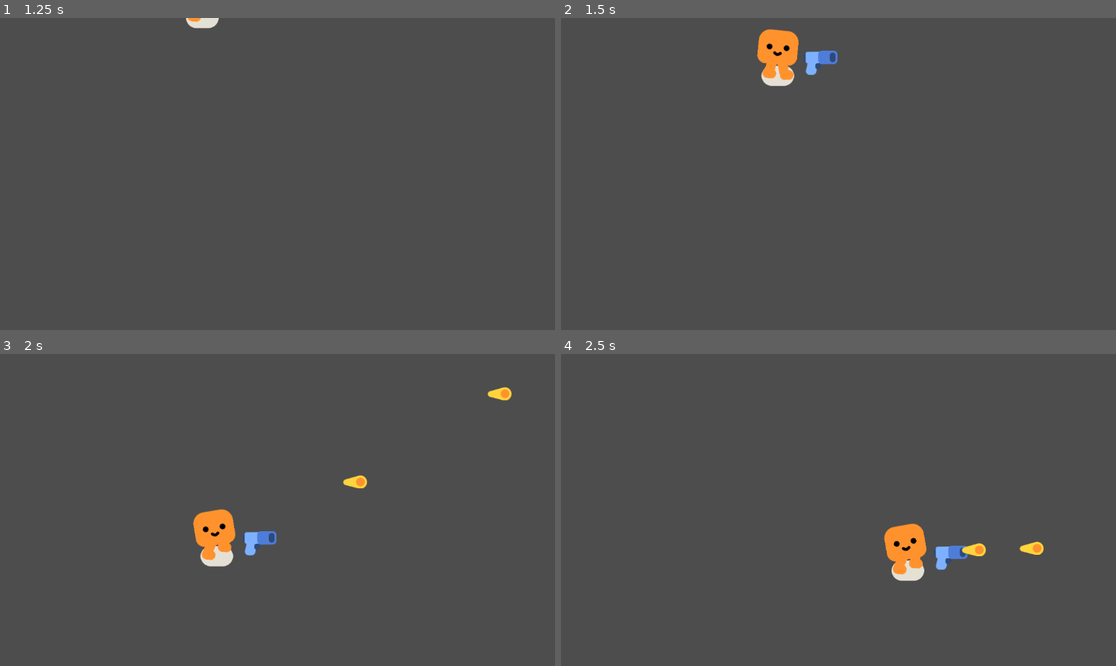
Above: before the commit, frames 1-4 (two rows, left to right).
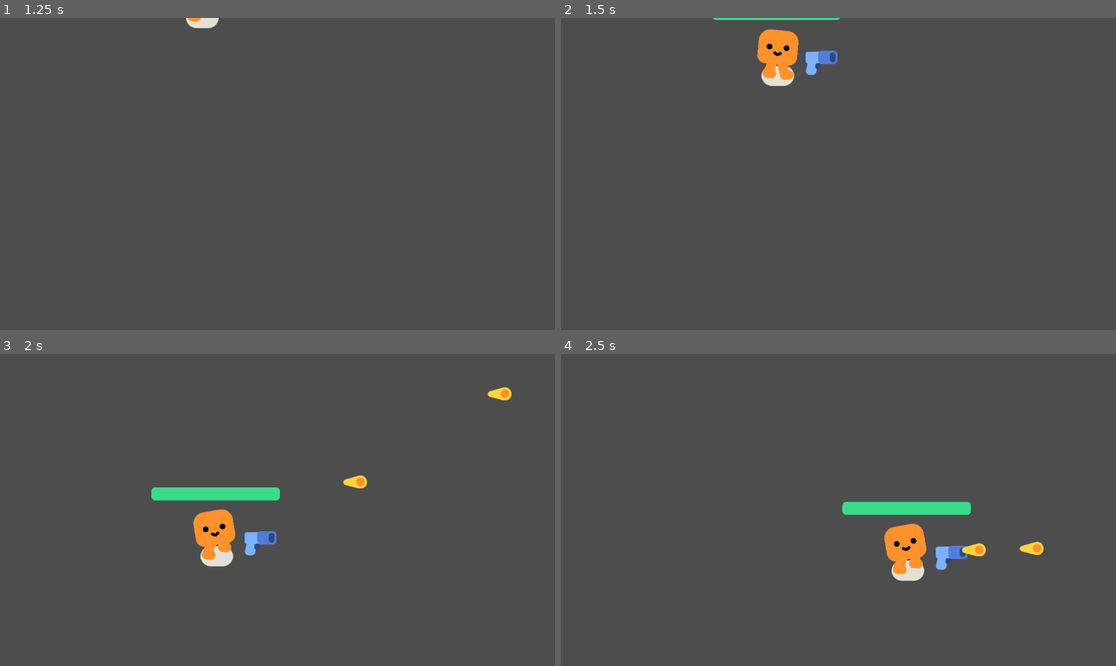
Above: after the commit, the same moments.

Repository: AnOropeza26/Final-Project
Game: Godot game, scene res://player.tscn
The game is run twice, just before and just after one commit, with the same random seed, the same clock (stepped at 60 frames per second) and the same inputs.
Inputs:
- Up to frame 1 (1.25 s): tap Enter at 0.5 s; hold D (move_right) from 0.53 s (still down)
- Up to frame 2 (1.5 s): release D (move_right) at 1.28 s; hold S (move_down) from 1.28 s (still down)
- Up to frame 3 (2 s): keep holding S (move_down)
- Up to frame 4 (2.5 s): release S (move_down) at 2.03 s; hold D (move_right) from 2.03 s (still down)

Frame 1 is identical in both runs. In frame 2, 0.2% of the frame differs, in the area x 27-51%, y 0-1%; in frame 3, 1.0%; in frame 4, 1.0%, in the area x 50-74%, y 47-52%.

Commit message:
Health bar

Diff:
--- a/ShootingPoint.gd
+++ b/ShootingPoint.gd
@@ -1,4 +1,4 @@
- extends Marker2D
+extends Marker2D
 
 
 # Called when the node enters the scene tree for the first time.
--- a/mob.gd
+++ b/mob.gd
@@ -11,7 +11,7 @@
 
 func _physics_process(delta):
 	var direction = global_position.direction_to(player.global_position)
-	velocity = direction * 300.0
+	velocity = direction  *  300.0
 	move_and_slide()
 
 func take_damage():
--- a/player.gd
+++ b/player.gd
@@ -1,5 +1,8 @@
 extends CharacterBody2D
 
+signal health_depleted
+
+var health = 100.0
 
 func _physics_process(delta):
 	var direction = Input.get_vector("move_left", "move_right", "move_up", "move_down")
@@ -9,3 +12,11 @@
 		%HappyBoo.play_walk_animation()
 	else:
 		%HappyBoo.play_idle_animation()
+
+	const DAMAGE_RATE= 5.0
+	var overlapping_mobs = %HurtBox.get_overlapping_bodies()
+	if overlapping_mobs.size() > 0:
+		health -= DAMAGE_RATE * overlapping_mobs.size() * delta
+		%ProgressBar.value =  health
+		if health <= 0.0:
+			health_depleted.emit()
--- a/player.tscn
+++ b/player.tscn
@@ -6,6 +6,23 @@
 
 [sub_resource type="CircleShape2D" id="CircleShape2D_4udkp"]
 radius = 27.0185
+
+[sub_resource type="CircleShape2D" id="CircleShape2D_3hen0"]
+radius = 36.8782
+
+[sub_resource type="StyleBoxFlat" id="StyleBoxFlat_jchtl"]
+bg_color = Color(0.109804, 0.109804, 0.109804, 1)
+corner_radius_top_left = 8
+corner_radius_top_right = 8
+corner_radius_bottom_right = 8
+corner_radius_bottom_left = 8
+
+[sub_resource type="StyleBoxFlat" id="StyleBoxFlat_vfp3r"]
+bg_color = Color(0.231373, 0.862745, 0.537255, 1)
+corner_radius_top_left = 8
+corner_radius_top_right = 8
+corner_radius_bottom_right = 8
+corner_radius_bottom_left = 8
 
 [node name="player" type="CharacterBody2D"]
 script = ExtResource("1_es7ar")
@@ -18,3 +35,23 @@
 
 [node name="Gun" parent="." instance=ExtResource("3_na17b")]
 position = Vector2(-37, -14)
+
+[node name="HurtBox" type="Area2D" parent="."]
+unique_name_in_owner = true
+collision_layer = 0
+collision_mask = 2
+
+[node name="CollisionShape2D" type="CollisionShape2D" parent="HurtBox"]
+shape = SubResource("CircleShape2D_3hen0")
+debug_color = Color(0.372549, 0.596078, 0.415686, 0.419608)
+
+[node name="ProgressBar" type="ProgressBar" parent="."]
+unique_name_in_owner = true
+offset_left = -136.0
+offset_top = -143.0
+offset_right = 131.0
+offset_bottom = -116.0
+theme_override_styles/background = SubResource("StyleBoxFlat_jchtl")
+theme_override_styles/fill = SubResource("StyleBoxFlat_vfp3r")
+value = 100.0
+show_percentage = false
Not shown: 1 places in player.tscn that only renumber resources
